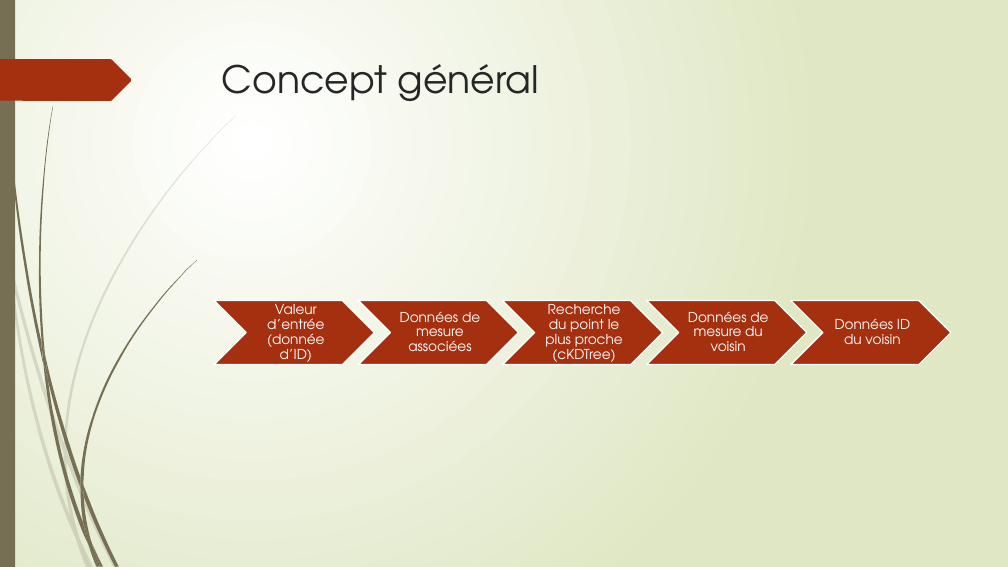
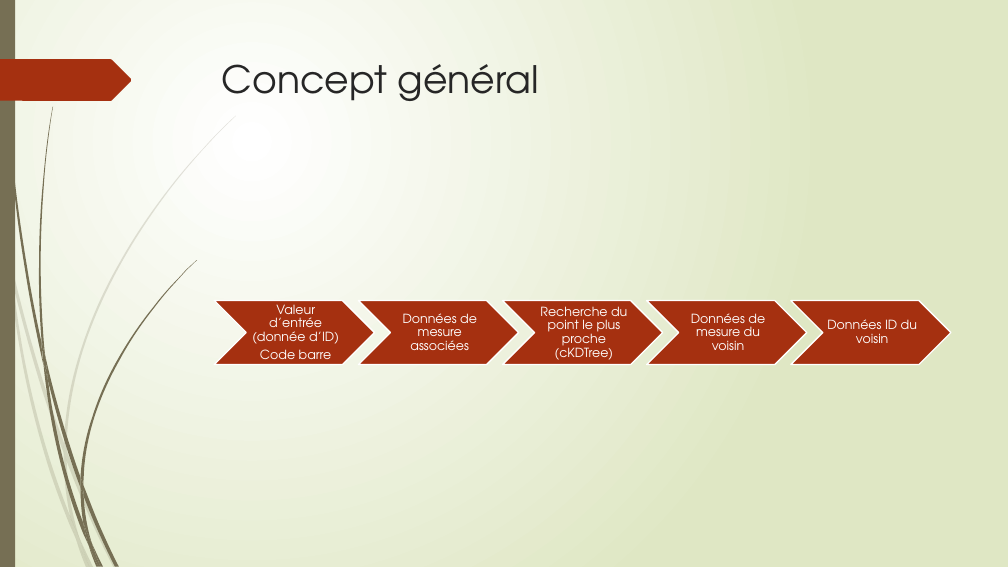
Before and after one commit to Anvil-Late/DS_prj3, a slide deck: slide 26 of Présentation Projet 3.pptx. Drawn at 1008x567 pixels with LibreOffice and Linux fonts; fonts in the diff are those of the drawing. Boxes give left, top, right and bottom in pixels: in the first picture for what was removed or moved away, otherwise in the second. Text is boxed around its words. In the diff, an @@ line names an element or a change of style, - is before the commit and + after.

Commit message:
Update Présentation Projet 3.pptx
corrigé typo avant derniere slide

```diff
--- a/Présentation Projet 3.pptx
+++ b/Présentation Projet 3.pptx
@@ text at box(252, 304, 339, 344): size 13 to 12 pt in "Valeur d’entrée (donnée d’ID)" @@
@@ size 13 to 12 pt in 4 elements at box(403, 313, 477, 350), box(540, 306, 627, 360), box(691, 313, 765, 350), box(827, 319, 917, 343) @@
@@ text at box(260, 349, 332, 366): paragraph added @@
+Code barre
```
Also in this commit, not shown: 1 other slide changed.
